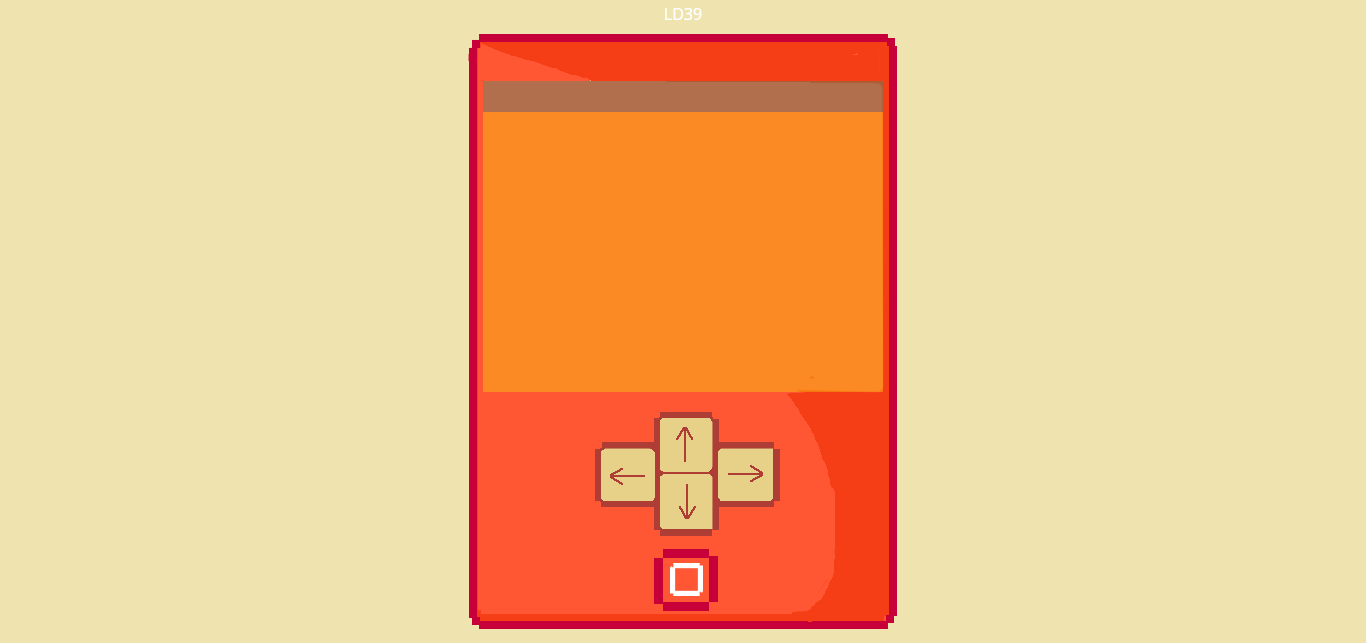
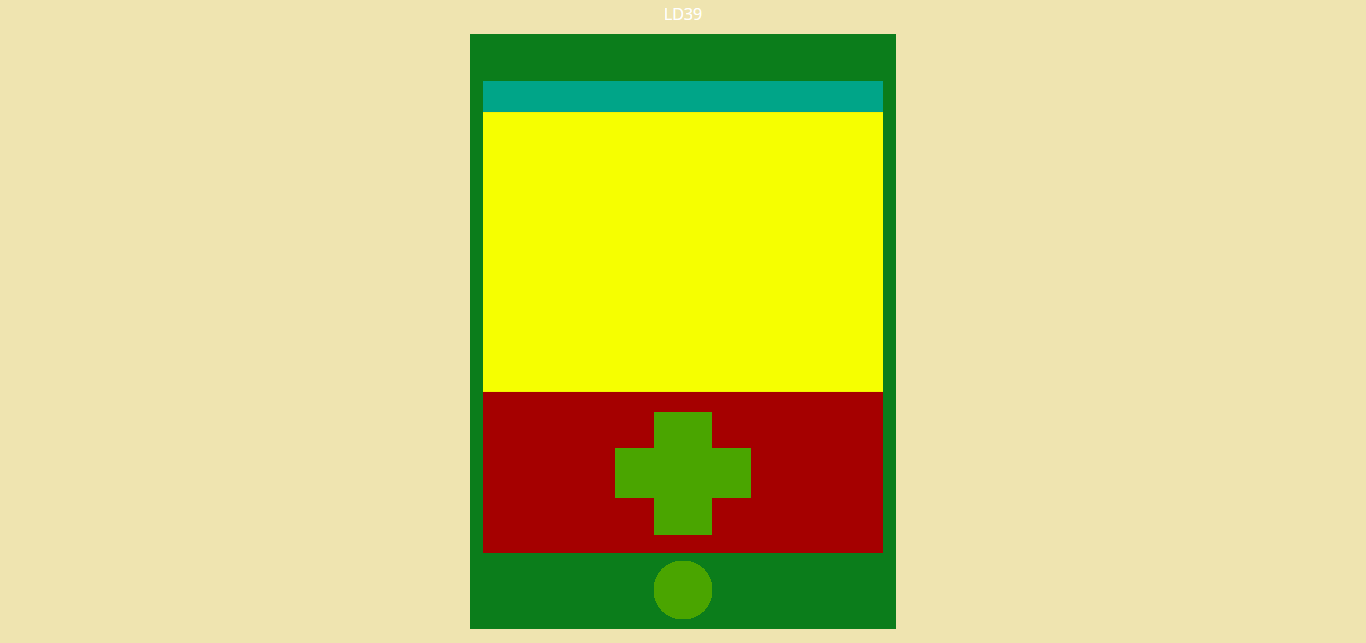
Comparing the layer stacks of the two 1366 x 643 images. Changes:
hid group "phone" (3 layers), moved it above "HomeButton" over [468, 34, 897, 629]
painted on "Layer 30" over [654, 412, 780, 536]
removed layer "Layer 29" from group "phone" over [718, 442, 780, 507]
removed layer "Layer 33 copy" from group "phone" over [654, 412, 719, 536]
showed "HomeButton", moved it above "StatusBar" over [654, 561, 712, 619]
"StatusBar": opacity 30% → 100%, moved it above "DPad" over [483, 81, 883, 112]
showed "DPad", opacity 30% → 100% over [615, 412, 751, 535]
"GameScreen": opacity 30% → 100% over [483, 112, 883, 392]
showed "PhoneScreen", opacity 30% → 100% over [483, 81, 883, 553]
showed "Phone", opacity 30% → 100% over [470, 34, 896, 629]
